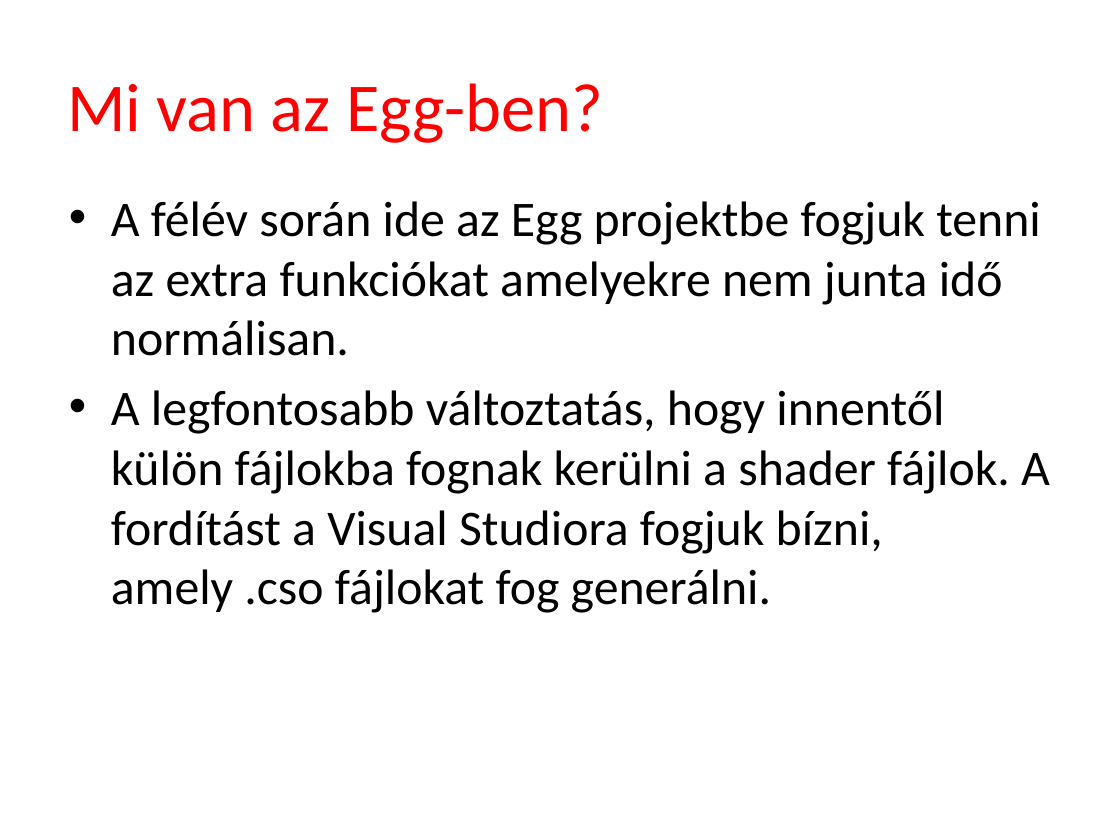
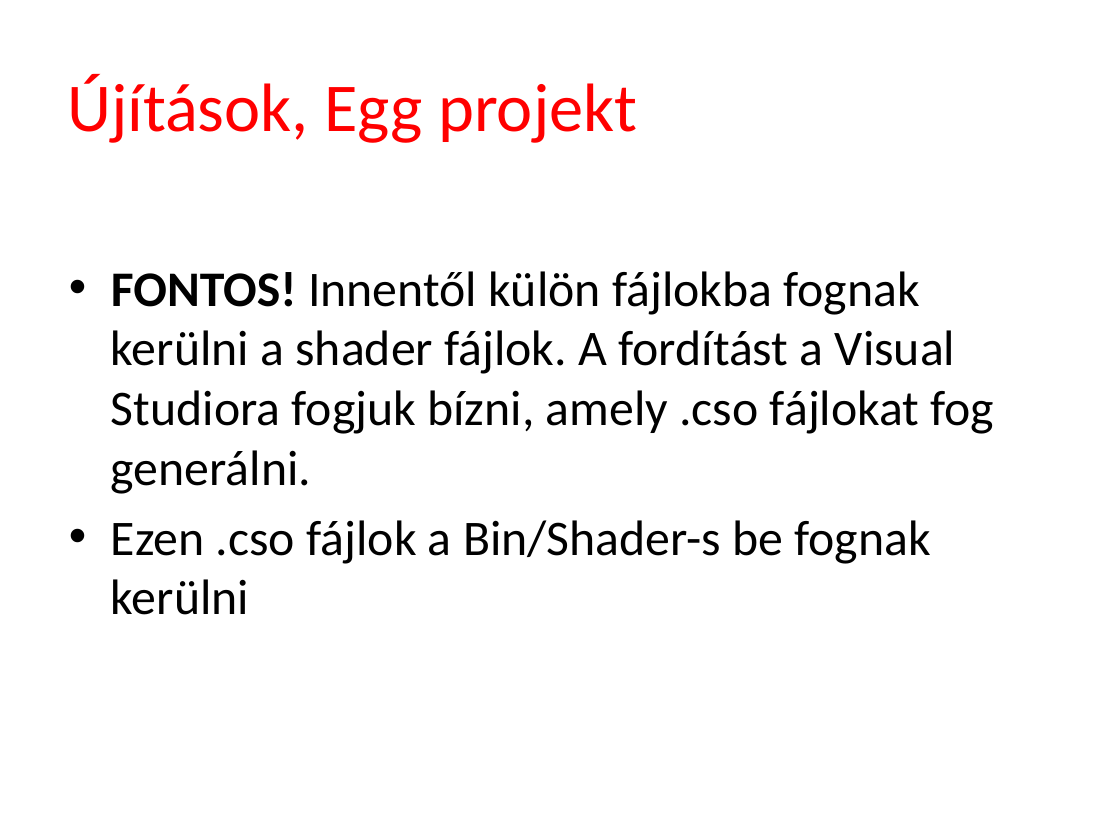
Before and after one commit to tyekx/dx12, a slide deck: slide 7 of Slides/gg001-Libraries.pptx. Drawn at 1120x840 pixels with LibreOffice and Linux fonts; fonts in the diff are those of the drawing; background and template pictures are left out. Boxes give left, top, right and bottom in pixels: in the first picture for what was removed or moved away, otherwise in the second. Text is boxed around its words. In the diff, an @@ line names an element or a change of style, - is before the commit and + after.

```diff
--- a/Slides/gg001-Libraries.pptx
+++ b/Slides/gg001-Libraries.pptx
@@ title at bbox=[67, 74, 637, 143]: text changed @@
-Mi van az Egg-ben?
+Újítások, Egg projekt
@@ text at bbox=[111, 271, 995, 615]: text changed @@
-• A félév során ide az Egg projektbe fogjuk tenni az extra funkciókat amelyekre nem junta idő normálisan.
-• A legfontosabb változtatás, hogy innentől külön fájlokba fognak kerülni a shader fájlok. A fordítást a Visual Studiora fogjuk bízni, amely .cso fájlokat fog generálni.
+• FONTOS! Innentől külön fájlokba fognak kerülni a shader fájlok. A fordítást a Visual Studiora fogjuk bízni, amely .cso fájlokat fog generálni.
+• Ezen .cso fájlok a Bin/Shader-s be fognak kerülni
```
Also in this commit, not shown: 1 other slide changed, 3 slides added, 5 other files.
